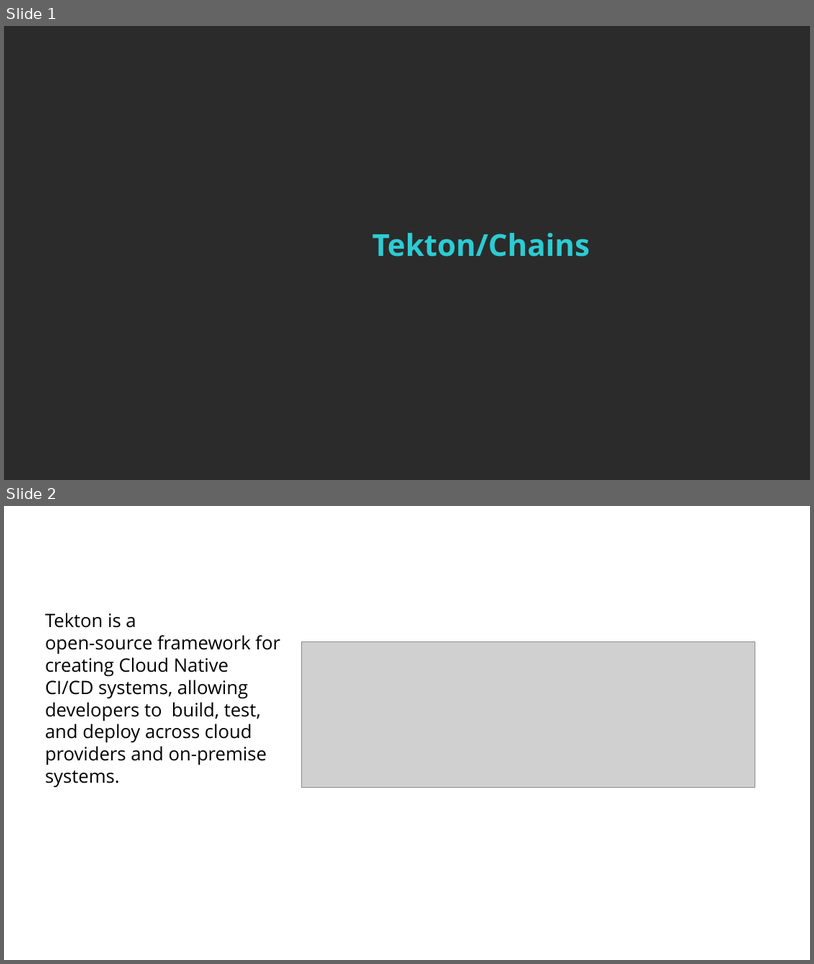
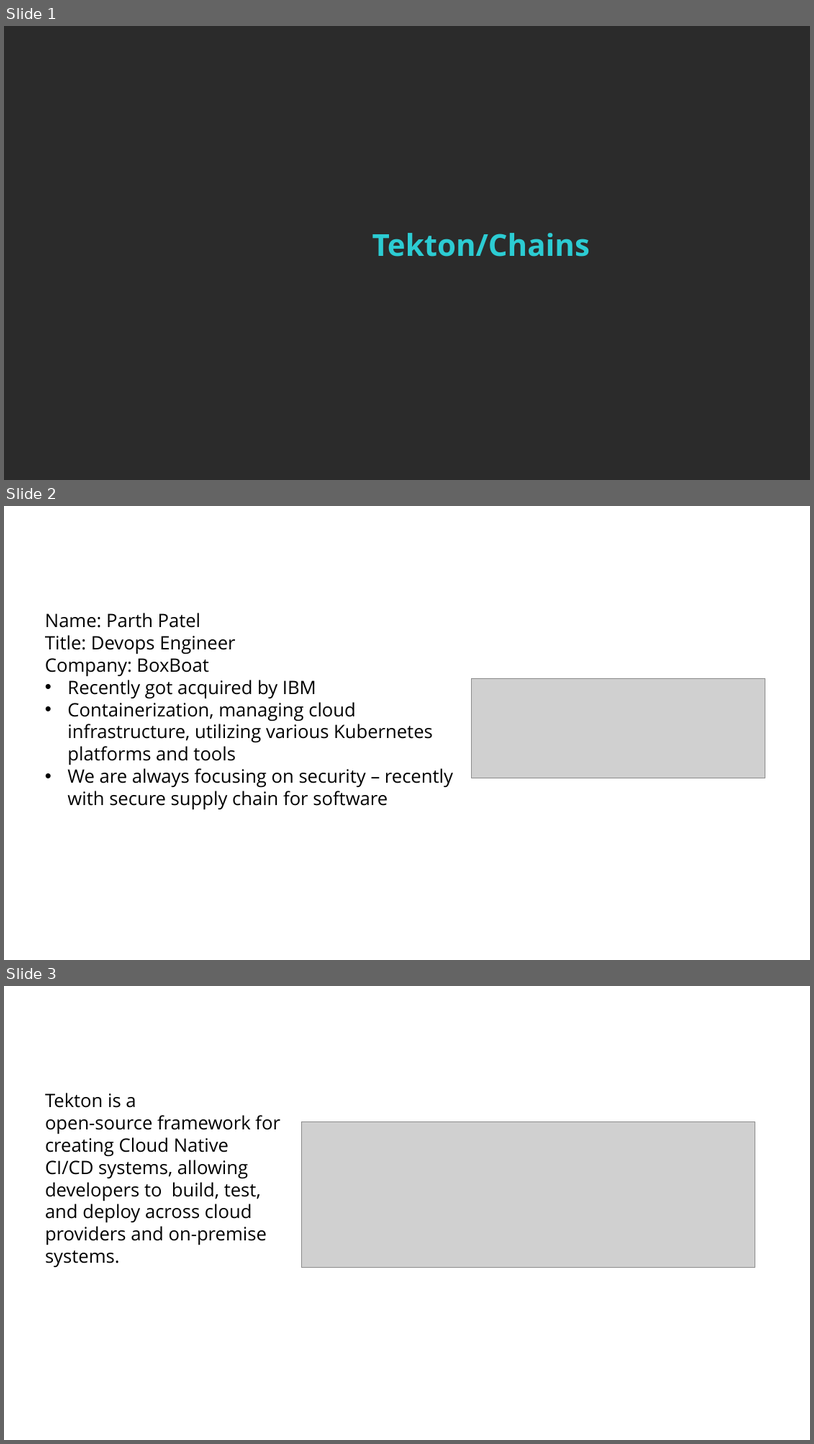
Before and after one commit to pxp928/tekton-webinar, a slide deck: tektonchains.pptx. Shown one above the other, each under a label of ours: slides 1 and 2 before the commit, slides 1, 2 and 3 after it. The pictures are 814x964 and 814x1444 pixels, drawn with LibreOffice and Linux fonts; fonts in the diff are those of the drawing; grey boxes stand for pictures; background and template pictures are left out; a plain dark background stands for a picture behind light text. Boxes give left, top, right and bottom in pixels: in the first picture for what was removed or moved away, otherwise in the second. Text is boxed around its words. In the diff, an @@ line names an element or a change of style, - is before the commit and + after.

```diff
--- a/tektonchains.pptx
+++ b/tektonchains.pptx
@@ slide 2 added at <box>4,506,810,960</box>, background picture (left out) @@
@@ title added at <box>59,506,756,576</box>, 36 pt, text #FFFFFF, bold @@
+Introduction
@@ text added at <box>45,613,453,810</box>, 22 pt, text #000000 @@
+Name: Parth Patel
+Title: Devops Engineer
+Company: BoxBoat
+• Recently got acquired by IBM
+• Containerization, managing cloud infrastructure, utilizing various Kubernetes platforms and tools
+• We are always focusing on security – recently with secure supply chain for software
@@ picture added at <box>471,678,766,777</box> @@
@@ what was slide 2 is now slide 3 @@
```
Also in this commit, not shown: 2 other files.
